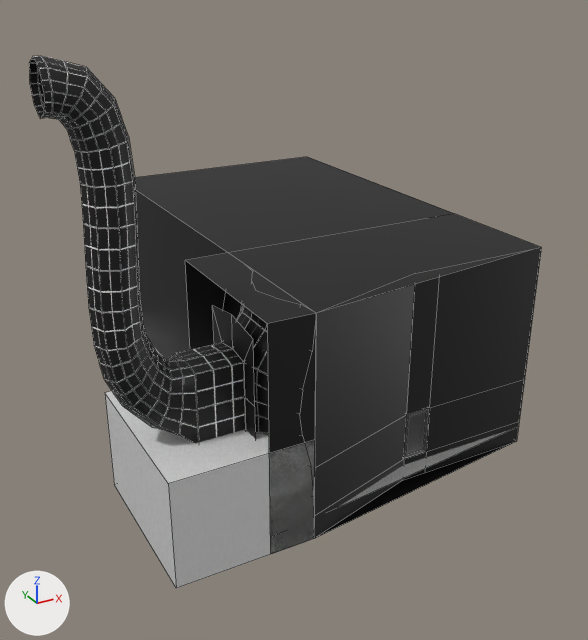
The Blender file Assets/World/C6L1/raw/C6L1.blend, before and after one commit.
The view is the same before and after, from a 50 mm camera at (-160.0, -200.0, 163.0) aimed at (-20.0, 55.0, 36.0). The axes (+X, +Y, +Z) are drawn at lower left. The lights are the same throughout. Mesh edges are drawn as thin lines.

Names of what the first picture shows: 'Room1_Bg', 'Room1_Bg_popout', 'Room1_ExitTunnel', 'Room1_Exit_KillPlane', 'Room1_KillPlane'.
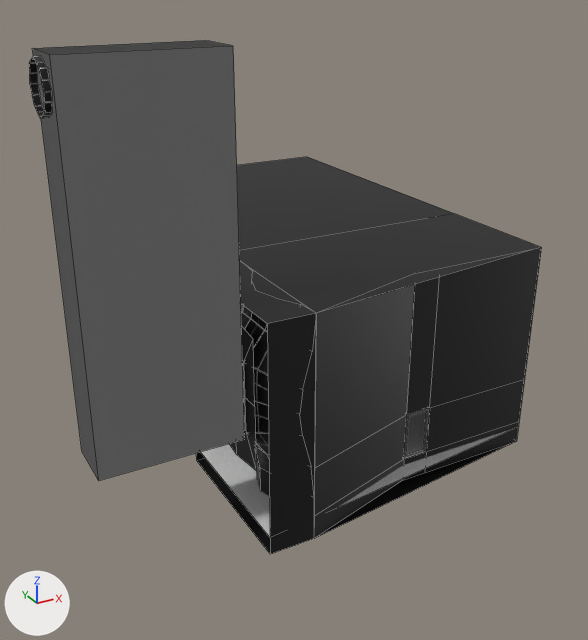
Boxes (x1, y1, x2, y2) around the edits, measured in the pictures (588 x 640 px):
'ZeroGravField', added: after (32, 40, 245, 481)
'Room1_Exit_KillPlane', deleted: before (105, 391, 315, 588)
'Room1_ExitTunnel', unchanged, covered by the edit: before (29, 56, 255, 443); after (29, 56, 256, 470)

Edits to the bpy script that builds the scene:
```text
Add me_cube:
    me_cube.from_pydata(...)  # a box spanning x -20.0..27.0, y -9.0..9.0, z -51.0..67.4; a box spanning x -20.0..27.0, y -9.0..9.0, z -51.0..67.4
Remove ob_room1_exit_killplane:
    ob_room1_exit_killplane = bpy.data.objects.new('Room1_Exit_KillPlane', me_plane_007)
    ob_room1_exit_killplane.location = (-66.0, 11.0, 26.0)
Add ob_zerogravfield:
    ob_zerogravfield = bpy.data.objects.new('ZeroGravField', me_cube)
    ob_zerogravfield.location = (-94.0, 11.0, 76.0)
```
